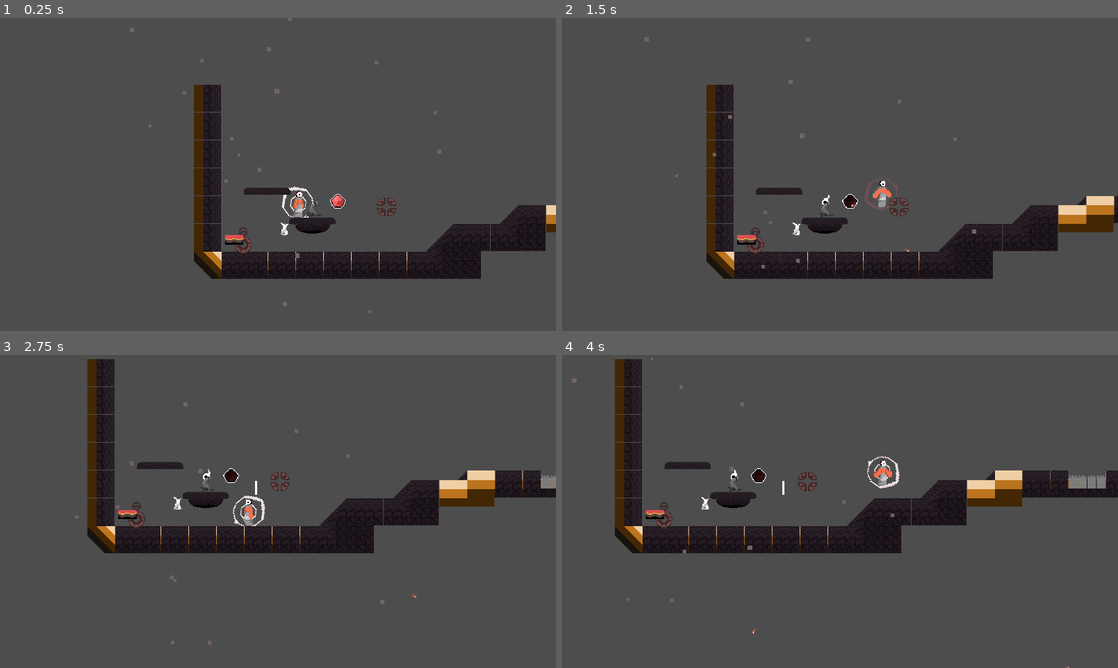
Above: before the commit, frames 1-4 (two rows, left to right).
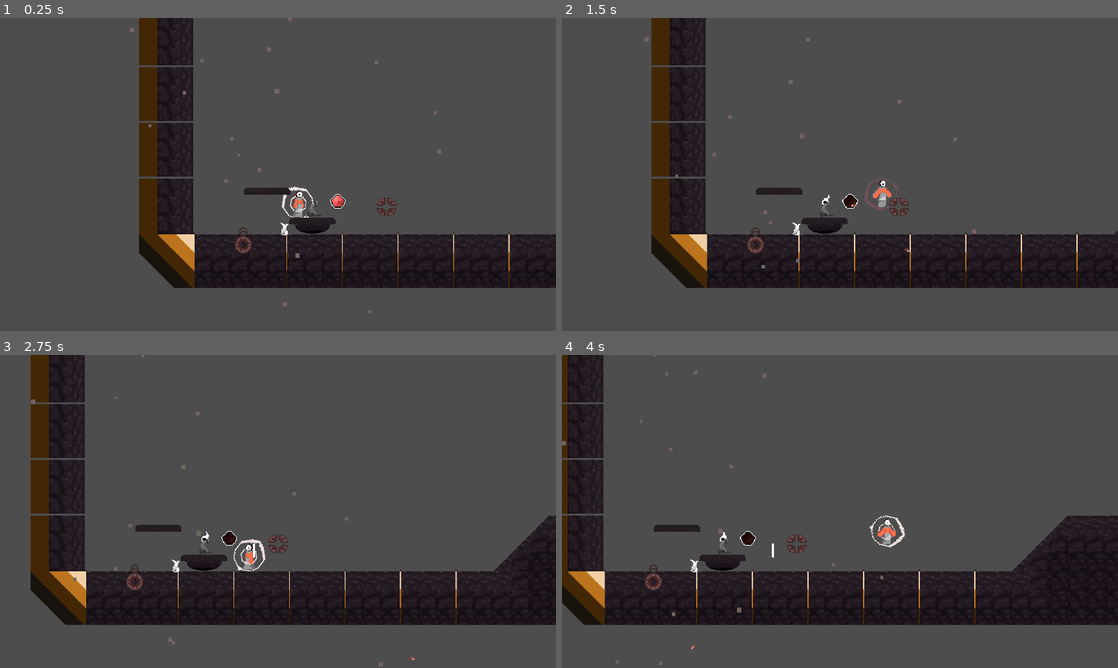
Above: after the commit, the same moments.

Repository: unsaltedkale/Quilt
Game: Godot game, scene res://Alex's Folder/tscns/vinnies/vinnie_template.tscn
Same seed, same stepped clock (60 frames per second), same inputs: the game is played once before the commit and once after it. This scene is started directly instead of the project's main scene. The engine's default icon, where the game draws it, is replaced by a stand-in: a white triangle on a blue panel in a dark square. Sound files missing from this copy of the repository are replaced by a short silence.
Inputs (mouse positions are in pixels of both pictures, inside the frame that each line leads up to):
- Up to frame 1 (0.25 s): no input
- Up to frame 2 (1.5 s): tap Enter at 0.5 s; move the mouse to (917, 233) at 0.52 s; hold D (move_right) from 0.53 s (still down); tap S (crouch) at 0.6 s; click (917, 233) at 0.67 s; tap Space (jump) at 0.77 s; move the mouse to (817, 224) at 1.27 s; click (817, 224) at 1.35 s
- Up to frame 3 (2.75 s): tap Space (jump) at 1.52 s; move the mouse to (333, 442) at 2.02 s; release D (move_right) at 2.03 s; hold A (move_left) from 2.03 s (still down); hold E (interact) from 2.03 s (still down)
- Up to frame 4 (4 s): move the mouse to (812, 574) at 2.77 s; release A (move_left) at 2.78 s; release E (interact) at 2.78 s; hold D (move_right) from 2.78 s (still down); tap S (crouch) at 2.85 s; click (812, 574) at 2.92 s; tap Space (jump) at 3.02, 3.77 s; move the mouse to (1006, 558) at 3.52 s; press the mouse at (1006, 558) at 3.53 s

The runs differ from the first frame. In frame 1, 17% of the frame differs, in the area x 25-100%, y 0-87%; in frame 2, 20%; in frame 3, 36%; in frame 4, 37%, in the area x 0-100%, y 0-100%.
Error in both runs: Invalid assignment of property or key 'current_stasis' with value of type 'Area2D (stasis_obj)' on a base object of type 'null instance'. (res://Emily)

Commit message:
fixed vinnie template being too small

Diff:
--- a/Alex's Folder/tscns/vinnies/vinnie_template.tscn
+++ b/Alex's Folder/tscns/vinnies/vinnie_template.tscn
@@ -31,18 +31,18 @@
 [node name="Tiles" type="Node2D" parent="." unique_id=331956455 groups=["tilemap"]]
 
 [node name="Decorations" type="TileMapLayer" parent="Tiles" unique_id=524470045]
-scale = Vector2(2, 2)
+scale = Vector2(4, 4)
 tile_map_data = PackedByteArray("AACAAPT/AAAJAAQAAACAAPP/AAAJAAQAAACAAPL/AAAJAAQAAACAAPH/AAAJAAQAAACAAPD/AAAJAAQAAACAAO//AAAJAAQAAACAAO7/AAAJAAQAAACAAO3/AAAJAAQAAACAAOz/AAAJAAQAAACAAOv/AAAJAAQAAACAAOr/AAAJAAQAAACAAOn/AAAJAAQAAAA=")
 tile_set = ExtResource("2_mkgea")
 collision_enabled = false
 
 [node name="Collision" type="TileMapLayer" parent="Tiles" unique_id=982493535 groups=["tilemap"]]
-scale = Vector2(2, 2)
+scale = Vector2(4, 4)
 tile_map_data = PackedByteArray("AAAqBKr+AAAAAAAAAAArBKj+AAAAAAAAAAArBKn+AAAAAAAAAAArBKr+AAAAAAAAAAAsBKb+AAAAAAAAAAAsBK …(4192 unchanged characters)…
 tile_set = ExtResource("2_mkgea")
 
 [node name="Damgage_Layer" type="TileMapLayer" parent="Tiles" unique_id=770485730 groups=["Damage_Layer"]]
-scale = Vector2(2, 2)
+scale = Vector2(4, 4)
 tile_map_data = PackedByteArray("AAArAPj/AQAAAAcAAAArAPn/AQAAAAgAAAAsAPj/AQAAAAcAAAAsAPn/AQAAAAgAAAAtAPj/AQAAAAcAAAAtAPn/AQAAAAgAAAAuAPj/AQAAAAcAAAAuAPn/AQAAAAgAAAA=")
 tile_set = ExtResource("2_mkgea")
 
